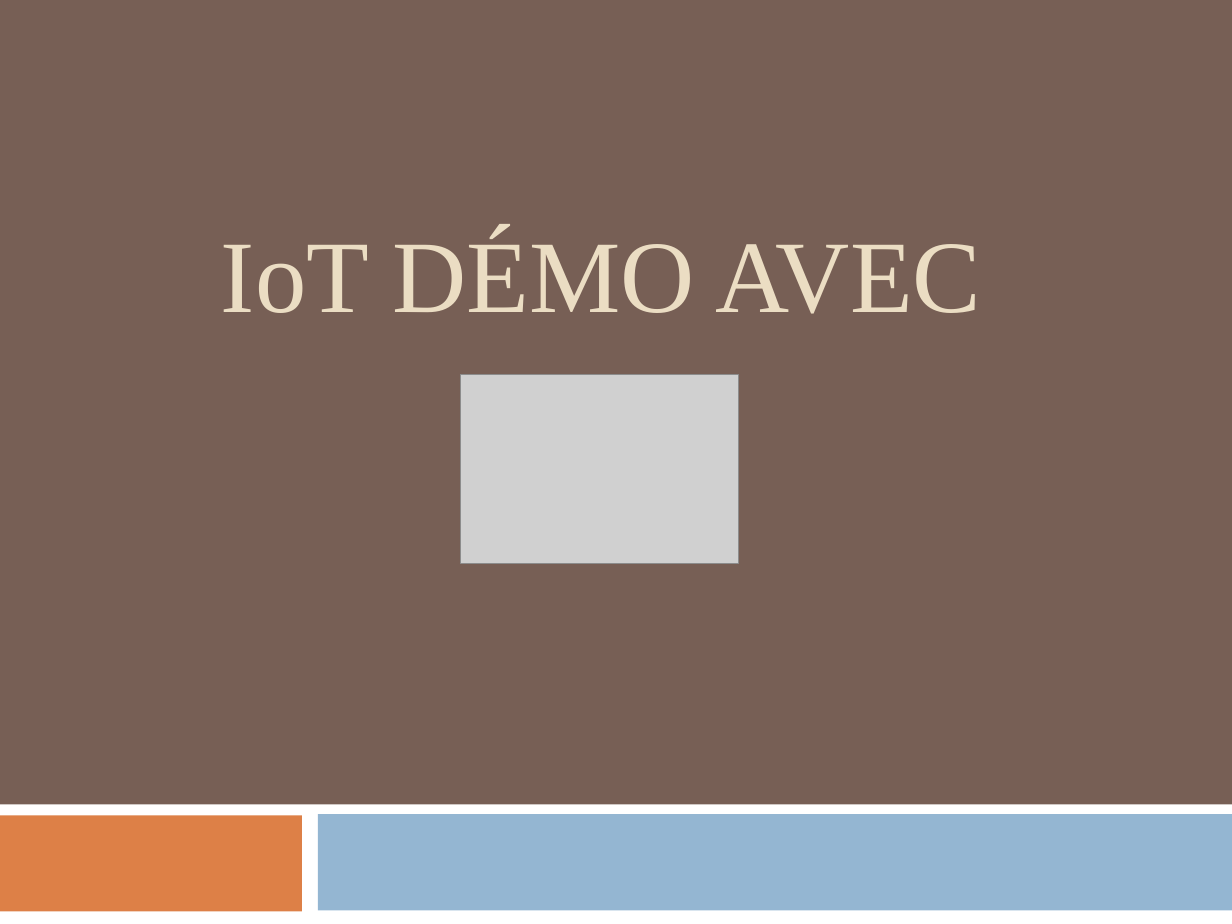
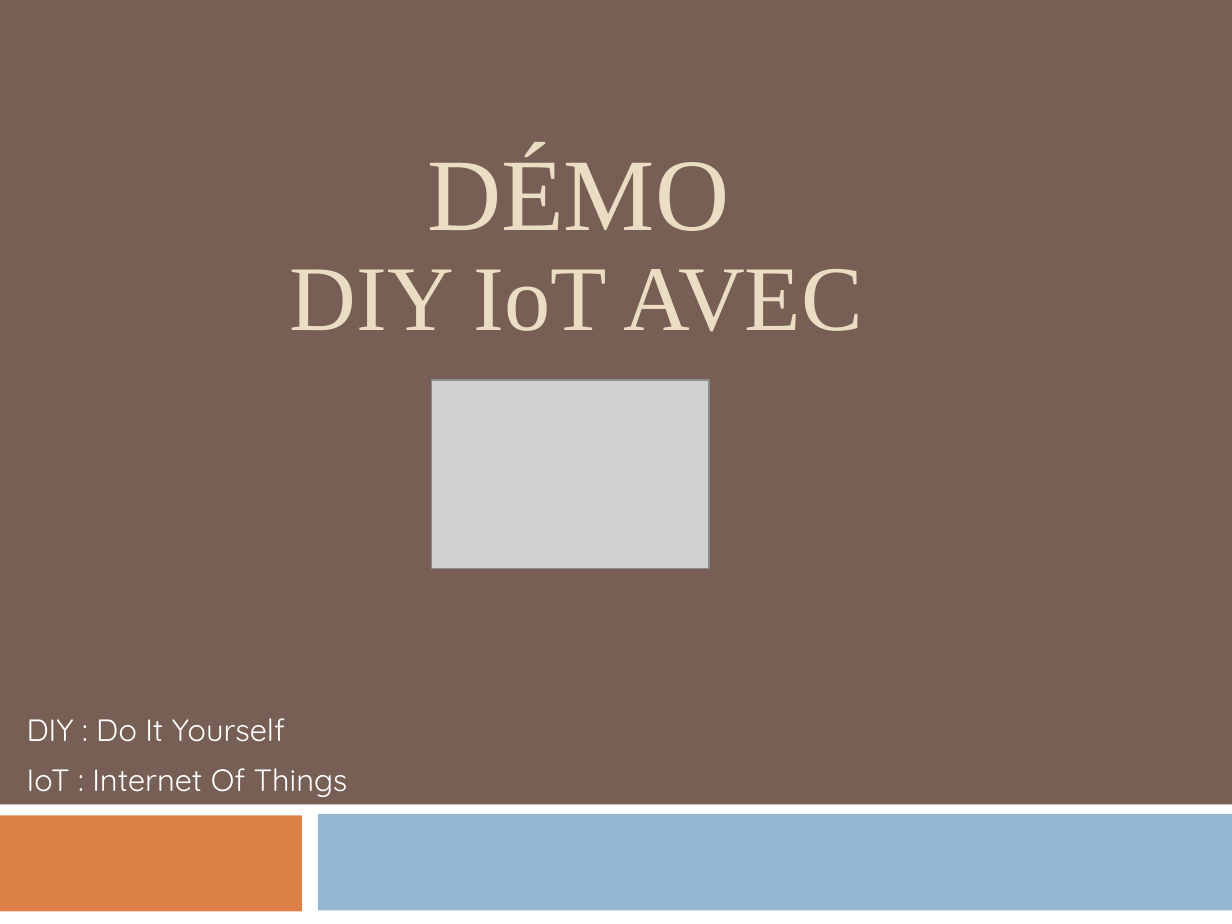
Before and after one commit to anouarattn/DIY-IoT-PresentationEnset-17-11-2014, a slide deck: slide 15 of IoT-VersionFinal-ELHAYDOUNI_Othman (2).pptx (slide 13 before the commit). Drawn at 1232x924 pixels with LibreOffice and Linux fonts; fonts in the diff are those of the drawing; grey boxes stand for pictures. Boxes give left, top, right and bottom in pixels: in the first picture for what was removed or moved away, otherwise in the second. Text is boxed around its words. In the diff, an @@ line names an element or a change of style, - is before the commit and + after.

```diff
--- a/IoT-VersionFinal-ELHAYDOUNI_Othman (2).pptx
+++ b/IoT-VersionFinal-ELHAYDOUNI_Othman (2).pptx
@@ text added at <box>427,150,729,231</box>, 60 pt, text #EBDDC3 @@
+DÉMO
@@ title at <box>290,269,862,332</box>: text changed; size 60 to 54 pt @@
-IoT DÉMO AVEC
+DIY IoT AVEC
@@ picture: place and size @@
-picture at <box>461,375,738,563</box>
+picture at <box>431,379,708,568</box>
@@ text added at <box>27,718,285,742</box>, 18 pt, text #FFFFFF @@
+DIY : Do It Yourself
@@ text added at <box>27,768,348,797</box>, 18 pt, text #FFFFFF @@
+IoT : Internet Of Things
```
Also in this commit, not shown: 17 other slides changed, 5 slides added, 2 slides removed.
